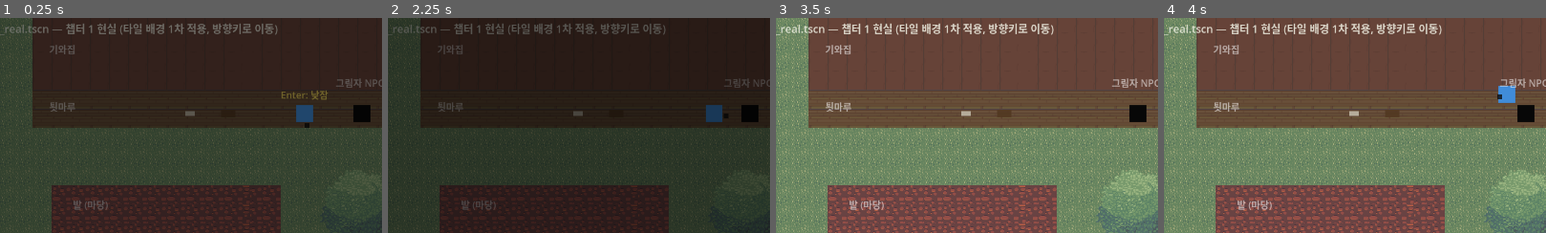
Above: before the commit, frames 1-4 (left to right).
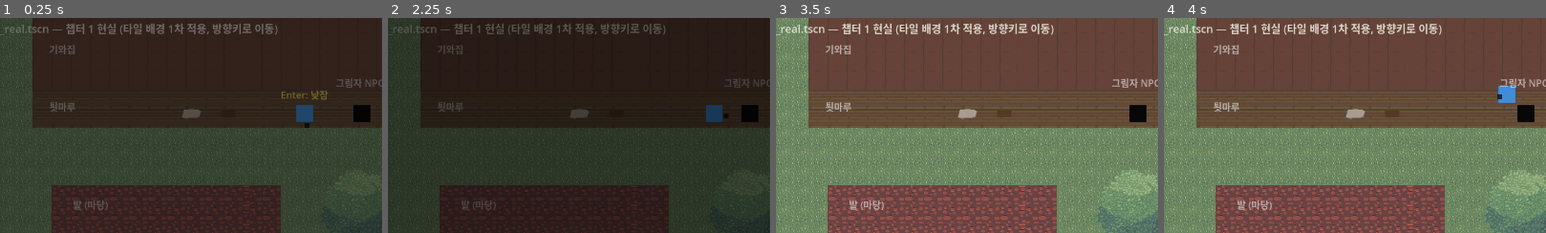
Above: after the commit, the same moments.

Repository: YGseok/ProjectS
Game: Godot game, scene res://scenes/chapter1_real.tscn
Same seed, same stepped clock (60 frames per second), same inputs: the game is played once before the commit and once after it.
Inputs (mouse positions are % of the whole screen's width and height, from its top left):
- Up to frame 1 (0.25 s): no input
- Up to frame 2 (2.25 s): tap Enter (ui_accept) at 0.5, 0.77, 1.52 s; move the mouse to (72, 45) at 0.52 s; hold Right (ui_right) 0.53-1.28 s; click (72, 45) at 0.67 s; move the mouse to (30, 55) at 1.27 s; hold Down (ui_down) 1.28-2.03 s; click (30, 55) at 1.42 s; move the mouse to (60, 28) at 2.02 s; hold Right (ui_right) from 2.03 s (still down); click (60, 28) at 2.17 s
- Up to frame 3 (3.5 s): move the mouse to (45, 70) at 2.77 s; release Right (ui_right) at 2.78 s; hold Up (ui_up) from 2.78 s (still down); click (45, 70) at 2.92 s; tap Enter (ui_accept) at 3.02 s
- Up to frame 4 (4 s): tap Enter (ui_accept) at 3.5, 3.77 s; move the mouse to (80, 65) at 3.52 s; release Up (ui_up) at 3.53 s; hold Left (ui_left) from 3.53 s (still down); click (80, 65) at 3.67 s
The pictures show only the part of the screen within x 8-58%, y 0-50%; the shares and areas given below are measured in that part.

The runs differ from the first frame. In frame 1, 0.1% of the frame differs, in the area x 47-53%, y 42-47%; in frame 2, 0.1%; in frame 3, 0.1%, in the area x 47-53%, y 42-48%; in frame 4, 0.1%.

Commit message:
Replace gonggi-stone/jar grey-boxes with real cropped sprites
Found a round urn and a pebble shape in the Inside_C_2.png furniture
sheet (same AnisAous pack already used for the tileset) that read fine
as a jar and gonggi stones. Cropped via a new tools/crop_props_from_
inside_c2.gd (same pattern as crop_outside_props.gd) into assets/props/
main_tileset_props/, and swapped the ColorRect Visual children for
Sprite2D on GonggiStones/JarStamp in chapter1_real.tscn.

Left floorboard and hopscotch as grey-boxes -- nothing in this pack
resembles a Korean floor plank or a dirt hopscotch grid, and forcing a
mismatched RPG-Maker-interior icon would look worse than a plain rect.

Diff:
--- a/scenes/chapter1_real.tscn
+++ b/scenes/chapter1_real.tscn
@@ -17,6 +17,8 @@
 [ext_resource type="Script" path="res://scripts/hopscotch_key.gd" id="15_hopscotch"]
 [ext_resource type="Script" path="res://scripts/jar_stamp.gd" id="16_jar"]
 [ext_resource type="Script" path="res://scripts/wall_mark_flash.gd" id="17_wallmark"]
+[ext_resource type="Texture2D" path="res://assets/props/main_tileset_props/gonggi_stone.png" id="18_gonggi_tex"]
+[ext_resource type="Texture2D" path="res://assets/props/main_tileset_props/jar.png" id="19_jar_tex"]
 
 [sub_resource type="LabelSettings" id="LabelSettings_title"]
 font_size = 18
@@ -145,13 +147,8 @@
 position = Vector2(416, 160)
 script = ExtResource("14_gonggi")
 
-[node name="Visual" type="ColorRect" parent="GonggiStones"]
-offset_left = -8.0
-offset_top = -4.0
-offset_right = 8.0
-offset_bottom = 4.0
-mouse_filter = 2
-color = Color(0.75, 0.72, 0.65, 0.9)
+[node name="Visual" type="Sprite2D" parent="GonggiStones"]
+texture = ExtResource("18_gonggi_tex")
 
 [node name="PromptLabel" type="Label" parent="GonggiStones"]
 offset_left = -60.0
@@ -187,13 +184,8 @@
 position = Vector2(128, 224)
 script = ExtResource("16_jar")
 
-[node name="Visual" type="ColorRect" parent="JarStamp"]
-offset_left = -14.0
-offset_top = -16.0
-offset_right = 14.0
-offset_bottom = 16.0
-mouse_filter = 2
-color = Color(0.45, 0.3, 0.2, 0.9)
+[node name="Visual" type="Sprite2D" parent="JarStamp"]
+texture = ExtResource("19_jar_tex")
 
 [node name="PromptLabel" type="Label" parent="JarStamp"]
 offset_left = -60.0
--- /dev/null
+++ b/tools/crop_props_from_inside_c2.gd
@@ -0,0 +1,28 @@
+extends SceneTree
+## 일회성 도구 — Inside_C_2.png(가구/장식 시트, 48px 격자)에서 챕터 1
+## 메인 퍼즐 오브젝트(장독/공기돌)용 스프라이트를 잘라
+## assets/props/main_tileset_props/ 에 저장. 좌표는 눈대중 추정 후 결과를
+## 보고 조정하는 방식으로 확정했다 (crop_outside_props.gd와 같은 패턴).
+##
+## 판자(floorboard)/사방치기(hopscotch)는 이 시트에 어울리는 것이 없어서
+## (RPG Maker 실내 가구 팩이라 한국식 마루 판자·흙바닥 사방치기 칸과 안
+## 맞음) ColorRect 그레이박스로 남겨뒀다 — STATUS.md 참고.
+
+const SRC := "res://assets/tiles/main/Inside_C_2.png"
+const OUT_DIR := "res://assets/props/main_tileset_props/"
+
+# name -> Rect2i(x, y, w, h), 48px 격자 기준
+var _crops := {
+	"jar": Rect2i(576, 384, 48, 48),
+	"gonggi_stone": Rect2i(0, 432, 48, 48),
+}
+
+func _initialize() -> void:
+	var img := Image.load_from_file(ProjectSettings.globalize_path(SRC))
+	DirAccess.make_dir_recursive_absolute(ProjectSettings.globalize_path(OUT_DIR))
+	for key in _crops.keys():
+		var rect: Rect2i = _crops[key]
+		var cropped := img.get_region(rect)
+		cropped.save_png(OUT_DIR + key + ".png")
+		print("saved %s%s.png (%dx%d)" % [OUT_DIR, key, cropped.get_width(), cropped.get_height()])
+	quit(0)
Binary file added: assets/props/main_tileset_props/gonggi_stone.png
Not shown, added: assets/props/main_tileset_props/gonggi_stone.png.import
Binary file added: assets/props/main_tileset_props/jar.png
Not shown, added: assets/props/main_tileset_props/jar.png.import
Not shown, added: tools/crop_props_from_inside_c2.gd.uid
Not shown, added: assets/props/main_tileset_props/README.md
Not shown, changed: docs/STATUS.md
Not shown, changed: tools/README.md
